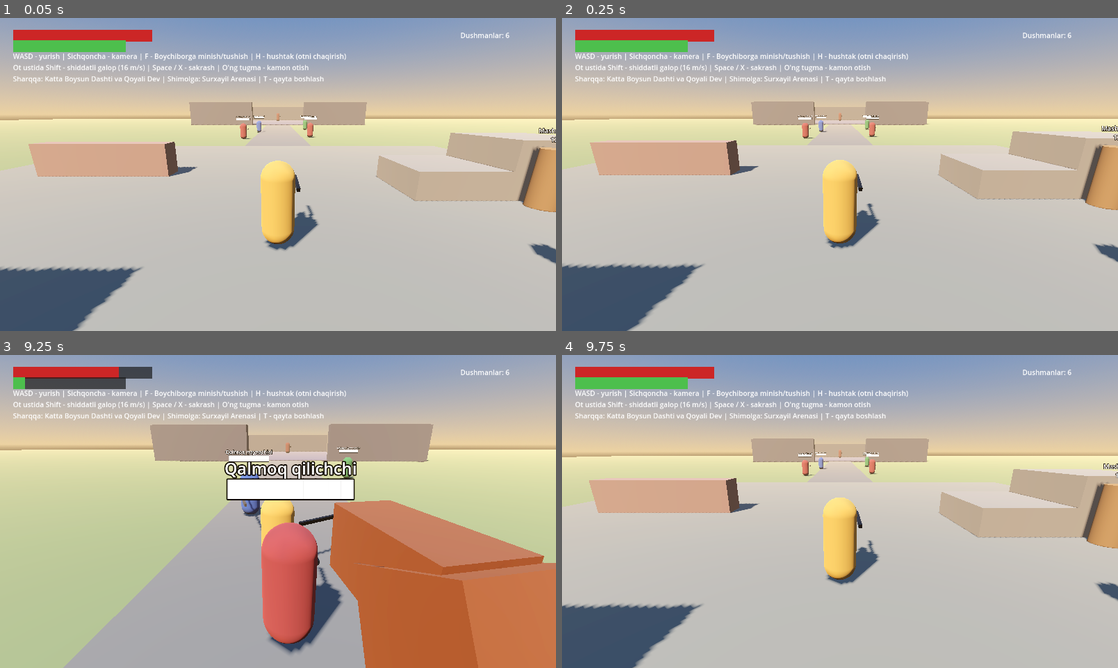
Above: before the commit, frames 1-4 (two rows, left to right).
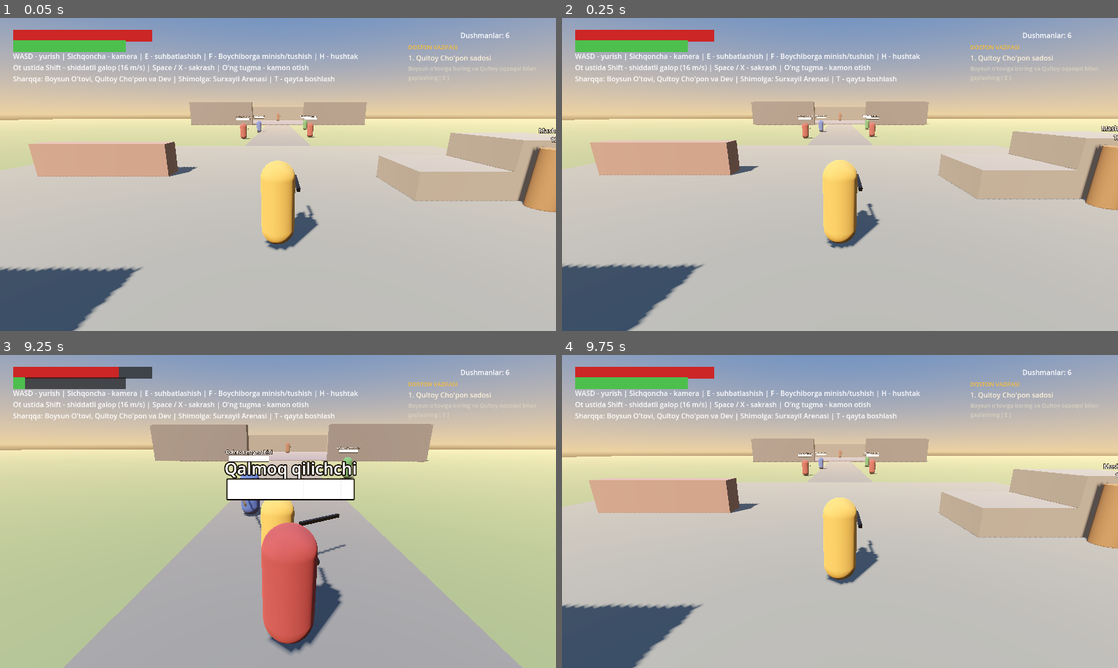
Above: after the commit, the same moments.

Repository: sardorergashev09uzb-commits/yangi
Game: Godot game, scene res://scenes/main.tscn
Two runs of this game, one before a commit and one after it. Both use one fixed random seed, a clock stepped at 60 frames per second and the inputs below.
Inputs (mouse positions are in pixels of both pictures, inside the frame that each line leads up to):
- Up to frame 1 (0.05 s): no input
- Up to frame 2 (0.25 s): no input
- Up to frame 3 (9.25 s): tap Enter at 0.5, 1.55, 2.1, 3.8, 6.05, 8.3, 8.85 s; move the mouse to (305, 511) at 0.52 s; hold W (move_forward) 0.53-5.78 s; tap F (interact) at 0.6, 2.3, 4.55, 5.85, 6.8, 9.05 s; click (305, 511) at 0.67 s; tap X (jump) at 0.77, 1.52, 3.02, 3.77, 4.52, 6.02, 6.77, 7.52, 9.02 s; tap E (talk, bound only after the commit) at 0.8, 1.35, 3.05, 5.3, 7.55, 8.1 s; move the mouse to (250, 511) at 1.27 s; click (250, 511) at 1.42 s; move the mouse to (289, 505) at 2.02 s; click (289, 505) at 2.17 s; move the mouse to (272, 517) at 2.77 s; right-click (272, 517) at 2.85 s; click (272, 517) at 2.92 s; move the mouse to (316, 514) at 3.52 s; tap R (attack_heavy) at 3.6 s; click (316, 514) at 3.67 s; move the mouse to (233, 508) at 4.27 s; click (233, 508) at 4.35 s; move the mouse to (283, 511) at 5.02 s; tap Space (dodge) at 5.1 s; click (283, 511) at 5.17 s; move the mouse to (255, 505) at 5.77 s; hold D (move_right) 5.78-6.53 s; click (255, 505) at 5.92 s; move the mouse to (305, 511) at 6.52 s; hold Shift (sprint) 6.53-7.28 s; hold W (move_forward) 6.53-8.78 s; click (305, 511) at 6.67 s; move the mouse to (250, 511) at 7.27 s; tap H (whistle) at 7.35 s; click (250, 511) at 7.42 s; move the mouse to (289, 505) at 8.02 s; click (289, 505) at 8.17 s; move the mouse to (272, 517) at 8.77 s; hold A (move_left) from 8.78 s (still down); click (272, 517) at 8.92 s
- Up to frame 4 (9.75 s): move the mouse to (878, 514) at 9.52 s; release A (move_left) at 9.53 s; hold W (move_forward) from 9.53 s (still down); tap T at 9.6 s; click (878, 514) at 9.67 s

The runs differ from the first frame. In frame 1, 1.1% of the frame differs, in the area x 8-100%, y 8-79%; in frame 2, 1.1%; in frame 3, 18%, in the area x 8-100%, y 8-100%; in frame 4, 1.1%.

Commit message:
6-bosqich: Doston syujeti, Qultoy Cho'pon, milliy o'tovlar, dialog va tanlov tizimi, vazifalar (quests) integratsiyasi

Diff:
--- a/scripts/autoload/input_setup.gd
+++ b/scripts/autoload/input_setup.gd
@@ -17,6 +17,7 @@
 	_action("attack_heavy", [_key(KEY_R)], [_button(JOY_BUTTON_Y)])
 	_action("aim", [_mouse(MOUSE_BUTTON_RIGHT)], [_axis(JOY_AXIS_TRIGGER_LEFT, 1.0)])
 	_action("interact", [_key(KEY_F)], [_button(JOY_BUTTON_Y)])
+	_action("talk", [_key(KEY_E)], [_button(JOY_BUTTON_X)])
 	_action("whistle", [_key(KEY_H)], [_button(JOY_BUTTON_DPAD_UP)])
 	_action("pause", [_key(KEY_ESCAPE)], [_button(JOY_BUTTON_START)])
 
--- a/scripts/enemies/boss_surxayil.gd
+++ b/scripts/enemies/boss_surxayil.gd
@@ -387,6 +387,9 @@
 	_mat.emission_energy_multiplier = 0.0
 	_weapon_mat.emission_energy_multiplier = 0.0
 	boss_defeated.emit()
+	var qsystem = get_tree().get_first_node_in_group("quest_system")
+	if qsystem and qsystem.has_method("complete_quest"):
+		qsystem.complete_quest("boss")
 
 	FX.hit_stop(0.25)
 	var t := create_tween()
--- a/scripts/enemies/steppe_giant.gd
+++ b/scripts/enemies/steppe_giant.gd
@@ -216,6 +216,9 @@
 	remove_from_group("enemies")
 	remove_from_group("hurtable")
 	_label.visible = false
+	var qsystem = get_tree().get_first_node_in_group("quest_system")
+	if qsystem and qsystem.has_method("complete_quest"):
+		qsystem.complete_quest("giant")
 	var t := create_tween()
 	t.tween_property(_body, "rotation:x", -PI / 2.0, 0.6)
 	t.parallel().tween_property(_body, "position:y", 0.8, 0.6)
--- /dev/null
+++ b/scripts/story/dialog_box.gd
@@ -0,0 +1,150 @@
+extends CanvasLayer
+## Alpomish dostoni: Dialog oynasi va tanlov tizimi.
+
+signal dialog_finished(chosen_option_index: int)
+
+var _panel: Panel
+var _speaker_label: Label
+var _text_label: Label
+var _continue_hint: Label
+var _choices_box: VBoxContainer
+var _btn_choice_a: Button
+var _btn_choice_b: Button
+
+var _dialog_queue: Array[Dictionary] = []
+var _current_index := 0
+var _is_waiting_choice := false
+var _active := false
+
+
+func _ready() -> void:
+	layer = 10
+	_build_ui()
+	visible = false
+
+
+func _build_ui() -> void:
+	_panel = Panel.new()
+	_panel.set_anchors_preset(Control.PRESET_BOTTOM_WIDE)
+	_panel.offset_top = -210
+	_panel.offset_bottom = -24
+	_panel.offset_left = 120
+	_panel.offset_right = -120
+
+	var style := StyleBoxFlat.new()
+	style.bg_color = Color(0.08, 0.07, 0.06, 0.92)
+	style.border_width_left = 3
+	style.border_width_right = 3
+	style.border_width_top = 3
+	style.border_width_bottom = 3
+	style.border_color = Color(0.85, 0.68, 0.22) # Oltin hoshiya
+	style.corner_radius_top_left = 8
+	style.corner_radius_top_right = 8
+	style.corner_radius_bottom_left = 8
+	style.corner_radius_bottom_right = 8
+	_panel.add_theme_stylebox_override("panel", style)
+	add_child(_panel)
+
+	var margin := MarginContainer.new()
+	margin.set_anchors_preset(Control.PRESET_FULL_RECT)
+	margin.add_theme_constant_override("margin_left", 28)
+	margin.add_theme_constant_override("margin_right", 28)
+	margin.add_theme_constant_override("margin_top", 16)
+	margin.add_theme_constant_override("margin_bottom", 16)
+	_panel.add_child(margin)
+
+	var vbox := VBoxContainer.new()
+	vbox.set_anchors_preset(Control.PRESET_FULL_RECT)
+	margin.add_child(vbox)
+
+	_speaker_label = Label.new()
+	_speaker_label.text = "QULTOY CHO'PON"
+	_speaker_label.add_theme_font_size_override("font_size", 22)
+	_speaker_label.add_theme_color_override("font_color", Color(1.0, 0.85, 0.25))
+	vbox.add_child(_speaker_label)
+
+	_text_label = Label.new()
+	_text_label.text = "Doston matni shu yerda bo'ladi..."
+	_text_label.autowrap_mode = TextServer.AUTOWRAP_WORD_SMART
+	_text_label.add_theme_font_size_override("font_size", 18)
+	_text_label.add_theme_color_override("font_color", Color(0.95, 0.92, 0.88))
+	_text_label.size_flags_vertical = Control.SIZE_EXPAND_FILL
+	vbox.add_child(_text_label)
+
+	_choices_box = VBoxContainer.new()
+	_choices_box.visible = false
+	vbox.add_child(_choices_box)
+
+	_btn_choice_a = Button.new()
+	_btn_choice_a.custom_minimum_size = Vector2(0, 32)
+	_btn_choice_a.pressed.connect(func(): _on_choice_selected(0))
+	_choices_box.add_child(_btn_choice_a)
+
+	_btn_choice_b = Button.new()
+	_btn_choice_b.custom_minimum_size = Vector2(0, 32)
+	_btn_choice_b.pressed.connect(func(): _on_choice_selected(1))
+	_choices_box.add_child(_btn_choice_b)
+
+	_continue_hint = Label.new()
+	_continue_hint.text = "[ SPACE / E / ENTER ] – Davom etish"
+	_continue_hint.horizontal_alignment = HORIZONTAL_ALIGNMENT_RIGHT
+	_continue_hint.add_theme_font_size_override("font_size", 13)
+	_continue_hint.add_theme_color_override("font_color", Color(0.7, 0.65, 0.55))
+	vbox.add_child(_continue_hint)
+
+
+func start_dialog(lines: Array[Dictionary]) -> void:
+	if lines.is_empty():
+		return
+	_dialog_queue = lines
+	_current_index = 0
+	_active = true
+	visible = true
+	Input.mouse_mode = Input.MOUSE_MODE_VISIBLE
+	_show_current_line()
+
+
+func _show_current_line() -> void:
+	var item: Dictionary = _dialog_queue[_current_index]
+	_speaker_label.text = item.get("speaker", "Noma'lum")
+	_text_label.text = item.get("text", "")
+
+	if item.has("choices") and item.choices is Array and item.choices.size() >= 2:
+		_is_waiting_choice = true
+		_choices_box.visible = true
+		_continue_hint.visible = false
+		_btn_choice_a.text = "1. " + str(item.choices[0])
+		_btn_choice_b.text = "2. " + str(item.choices[1])
+	else:
+		_is_waiting_choice = false
+		_choices_box.visible = false
+		_continue_hint.visible = true
+
+
+func _unhandled_input(event: InputEvent) -> void:
+	if not _active or _is_waiting_choice:
+		return
+	if event is InputEventKey and event.pressed and not event.echo:
+		if event.keycode == KEY_SPACE or event.keycode == KEY_E or event.keycode == KEY_ENTER:
+			get_viewport().set_input_as_handled()
+			_next_line()
+
+
+func _next_line() -> void:
+	_current_index += 1
+	if _current_index < _dialog_queue.size():
+		_show_current_line()
+	else:
+		_close_dialog(-1)
+
+
+func _on_choice_selected(index: int) -> void:
+	_close_dialog(index)
+
+
+func _close_dialog(choice: int) -> void:
+	_active = false
+	visible = false
+	_is_waiting_choice = false
+	Input.mouse_mode = Input.MOUSE_MODE_CAPTURED
+	dialog_finished.emit(choice)
--- /dev/null
+++ b/scripts/story/quest_system.gd
@@ -0,0 +1,72 @@
+extends Node
+## Alpomish dostoni: Kvestlar va vazifalar boshqaruvchisi.
+
+signal quest_updated(id: String, title: String, text: String, completed: bool)
+signal banner_requested(title: String, subtitle: String)
+
+enum QuestStatus { NOT_STARTED, ACTIVE, COMPLETED }
+
+var quests: Dictionary = {
+	"qultoy": {
+		"title": "1. Qultoy Cho'pon sadosi",
+		"desc": "Boysun o'toviga boring va Qultoy oqsoqol bilan gaplashing [ E ]",
+		"status": QuestStatus.ACTIVE
+	},
+	"boychibor": {
+		"title": "2. Boychibor tulpori",
+		"desc": "Afsonaviy Boychiborga mining [ F ] va dasht bo'ylab tezlashing",
+		"status": QuestStatus.NOT_STARTED
+	},
+	"giant": {
+		"title": "3. Qoyali Dasht Devi",
+		"desc": "Sharqdagi Qoyali Dasht Devini mag'lub eting",
+		"status": QuestStatus.NOT_STARTED
+	},
+	"boss": {
+		"title": "4. Surxayil Alp arenasi",
+		"desc": "Shimoliy darvozadan o'tib, Qalmoq pahlavoni Surxayilni tiz cho'ktiring",
+		"status": QuestStatus.NOT_STARTED
+	}
+}
+
+var current_quest_id := "qultoy"
+
+
+func _ready() -> void:
+	add_to_group("quest_system")
+
+
+func get_active_quest() -> Dictionary:
+	if quests.has(current_quest_id):
+		return quests[current_quest_id]
+	return {}
+
+
+func complete_quest(id: String) -> void:
+	if not quests.has(id):
+		return
+	var q: Dictionary = quests[id]
+	if q.status == QuestStatus.COMPLETED:
+		return
+	q.status = QuestStatus.COMPLETED
+	quest_updated.emit(id, q.title, q.desc, true)
+	banner_requested.emit("VAZIFA BAJARILDI!", q.title)
+
+	# Keyingi kvestni faollashtirish
+	match id:
+		"qultoy":
+			_activate_quest("boychibor")
+		"boychibor":
+			_activate_quest("giant")
+		"giant":
+			_activate_quest("boss")
+		"boss":
+			banner_requested.emit("DOSTON QAHRAMONI!", "Barchinoy sari yo'l ochildi. Boysun eli ozod!")
+
+
+func _activate_quest(id: String) -> void:
+	if quests.has(id):
+		quests[id].status = QuestStatus.ACTIVE
+		current_quest_id = id
+		quest_updated.emit(id, quests[id].title, quests[id].desc, false)
+		banner_requested.emit("YANGI VAZIFA!", quests[id].title)
--- a/scripts/ui/hud.gd
+++ b/scripts/ui/hud.gd
@@ -18,6 +18,15 @@
 var _death_panel: Panel
 var _victory_panel: Panel
 
+# Kvest va Banner UI
+var _quest_container: VBoxContainer
+var _quest_title_label: Label
+var _quest_desc_label: Label
+var _banner_panel: PanelContainer
+var _banner_title: Label
+var _banner_sub: Label
+var _banner_tween: Tween
+
 
 func _ready() -> void:
 	_health_bar = _make_bar(Vector2(30, 28), Vector2(320, 18), Color(0.8, 0.15, 0.15))
@@ -40,19 +49,22 @@
 	_charge_bar.position += Vector2(-60, 30)
 	_charge_bar.visible = false
 
+	_setup_quest_ui()
+	_setup_banner_ui()
 	_setup_boss_ui()
 	_setup_game_over_ui()
 	_setup_victory_ui()
 
 	var help := Label.new()
 	help.position = Vector2(30, 76)
-	help.text = "WASD - yurish | Sichqoncha - kamera | F - Boychiborga minish/tushish | H - hushtak (otni chaqirish)\n" \
+	help.text = "WASD - yurish | Sichqoncha - kamera | E - suhbatlashish | F - Boychiborga minish/tushish | H - hushtak\n" \
 			+ "Ot ustida Shift - shiddatli galop (16 m/s) | Space / X - sakrash | O'ng tugma - kamon otish\n" \
-			+ "Sharqqa: Katta Boysun Dashti va Qoyali Dev | Shimolga: Surxayil Arenasi | T - qayta boshlash"
+			+ "Sharqqa: Boysun O'tovi, Qultoy Cho'pon va Dev | Shimolga: Surxayil Arenasi | T - qayta boshlash"
 	add_child(help)
 
 	_connect_player.call_deferred()
 	_connect_boss.call_deferred()
+	_connect_quests.call_deferred()
 
 
 func _setup_game_over_ui() -> void:
@@ -287,3 +299,103 @@
 	_charge_bar.visible = is_aim and charge > 0.0
 	_charge_bar.max_value = 1.0
 	_charge_bar.value = charge
+
+
+func _setup_quest_ui() -> void:
+	_quest_container = VBoxContainer.new()
+	_quest_container.set_anchors_preset(Control.PRESET_TOP_RIGHT)
+	_quest_container.offset_left = -340
+	_quest_container.offset_right = -30
+	_quest_container.offset_top = 58
+	_quest_container.offset_bottom = 150
+	add_child(_quest_container)
+
+	var header := Label.new()
+	header.text = "DOSTON VAZIFASI"
+	header.add_theme_font_size_override("font_size", 13)
+	header.add_theme_color_override("font_color", Color(1.0, 0.75, 0.2))
+	_quest_container.add_child(header)
+
+	_quest_title_label = Label.new()
+	_quest_title_label.text = "1. Qultoy Cho'pon sadosi"
+	_quest_title_label.add_theme_font_size_override("font_size", 16)
+	_quest_title_label.add_theme_color_override("font_color", Color(1.0, 0.95, 0.85))
+	_quest_container.add_child(_quest_title_label)
+
+	_quest_desc_label = Label.new()
+	_quest_desc_label.text = "Boysun o'toviga boring va Qultoy bilan gaplashing [ E ]"
+	_quest_desc_label.autowrap_mode = TextServer.AUTOWRAP_WORD_SMART
+	_quest_desc_label.add_theme_font_size_override("font_size", 13)
+	_quest_desc_label.add_theme_color_override("font_color", Color(0.85, 0.82, 0.75))
+	_quest_container.add_child(_quest_desc_label)
+
+
+func _setup_banner_ui() -> void:
+	_banner_panel = PanelContainer.new()
+	_banner_panel.set_anchors_preset(Control.PRESET_CENTER_TOP)
+	_banner_panel.offset_top = 40
+	_banner_panel.offset_left = -220
+	_banner_panel.offset_right = 220
+	_banner_panel.offset_bottom = 110
+
+	var style := StyleBoxFlat.new()
+	style.bg_color = Color(0.08, 0.06, 0.05, 0.92)
+	style.border_width_left = 2
+	style.border_width_right = 2
+	style.border_width_top = 2
+	style.border_width_bottom = 2
+	style.border_color = Color(1.0, 0.8, 0.2)
+	style.corner_radius_top_left = 6
+	style.corner_radius_top_right = 6
+	style.corner_radius_bottom_left = 6
+	style.corner_radius_bottom_right = 6
+	_banner_panel.add_theme_stylebox_override("panel", style)
+	_banner_panel.modulate.a = 0.0
+	add_child(_banner_panel)
+
+	var vbox := VBoxContainer.new()
+	vbox.alignment = BoxContainer.ALIGNMENT_CENTER
+	_banner_panel.add_child(vbox)
+
+	_banner_title = Label.new()
+	_banner_title.text = "VAZIFA BAJARILDI!"
+	_banner_title.horizontal_alignment = HORIZONTAL_ALIGNMENT_CENTER
+	_banner_title.add_theme_font_size_override("font_size", 20)
+	_banner_title.add_theme_color_override("font_color", Color(1.0, 0.85, 0.25))
+	vbox.add_child(_banner_title)
+
+	_banner_sub = Label.new()
+	_banner_sub.text = "Qultoy Cho'pon sadosi"
+	_banner_sub.horizontal_alignment = HORIZONTAL_ALIGNMENT_CENTER
+	_banner_sub.add_theme_font_size_override("font_size", 15)
+	_banner_sub.add_theme_color_override("font_color", Color(0.9, 0.9, 0.85))
+	vbox.add_child(_banner_sub)
+
+
+func show_banner(title: String, subtitle: String) -> void:
+	_banner_title.text = title
+	_banner_sub.text = subtitle
+	if _banner_tween and _banner_tween.is_valid():
+		_banner_tween.kill()
+	_banner_tween = create_tween()
+	_banner_tween.tween_property(_banner_panel, "modulate:a", 1.0, 0.3)
+	_banner_tween.tween_interval(2.5)
+	_banner_tween.tween_property(_banner_panel, "modulate:a", 0.0, 0.5)
+
+
+func _connect_quests() -> void:
+	var qsystem = get_tree().get_first_node_in_group("quest_system")
+	if qsystem == null:
+		return
+	if qsystem.has_signal("quest_updated"):
+		qsystem.connect("quest_updated", func(_id: String, title: String, text: String, _comp: bool):
+			_quest_title_label.text = title
+			_quest_desc_label.text = text)
+	if qsystem.has_signal("banner_requested"):
+		qsystem.connect("banner_requested", show_banner)
+
+	if qsystem.has_method("get_active_quest"):
+		var q: Dictionary = qsystem.get_active_quest()
+		if not q.is_empty():
+			_quest_title_label.text = q.get("title", "")
+			_quest_desc_label.text = q.get("desc", "")
--- a/scripts/world/arena.gd
+++ b/scripts/world/arena.gd
@@ -7,6 +7,10 @@
 const EnemyScript = preload("res://scripts/enemies/enemy.gd")
 const DummyScript = preload("res://scripts/world/dummy.gd")
 const TrapScript = preload("res://scripts/world/trap.gd")
+const YurtScript = preload("res://scripts/world/yurt.gd")
+const NPCScript = preload("res://scripts/world/npc.gd")
+const DialogBoxScript = preload("res://scripts/story/dialog_box.gd")
+const QuestSystemScript = preload("res://scripts/story/quest_system.gd")
 
 var _boss: CharacterBody3D
 var _arena_gate: StaticBody3D
@@ -21,6 +25,14 @@
 
 func _ready() -> void:
 	_build_environment()
+
+	# Kvest va Dialog tizimi
+	var qsystem = QuestSystemScript.new()
+	add_child(qsystem)
+
+	var dbox = DialogBoxScript.new()
+	dbox.add_to_group("dialog_box")
+	add_child(dbox)
 
 	# Yagona yaxlit ulkan Boysun dashti zamini (Z-fighting mutlaqo yo'q)
 	_box(Vector3(20, -1.0, 10), Vector3(320, 2.0, 320), Color(0.42, 0.45, 0.28))
@@ -54,9 +66,12 @@
 	trap.position = Vector3(5, 0.15, 8)
 	add_child(trap)
 
-	# Boychibor tulpori (o'yinchi yonida o'tlab turadi)
+	# Boysun elining o'tovlari va Qultoy Cho'pon manzilgohi
+	_build_yurt_village()
+
+	# Boychibor tulpori (o'yinchi va o'tov yonida o'tlab turadi)
 	_horse = HorseScript.new()
-	_horse.position = Vector3(4.5, 0.1, 3.5)
+	_horse.position = Vector3(6.0, 0.1, 4.0)
 	add_child(_horse)
 
 	# Katta Boysun Dashti (Janub va Sharq tomonda)
@@ -67,6 +82,53 @@
 
 	# O'yinchi qayta tirilganda arenani tiklash ulanishi
 	_connect_player_respawn.call_deferred()
+
+
+func _build_yurt_village() -> void:
+	# 1. Asosiy katta o'tov
+	var main_yurt = YurtScript.new()
+	main_yurt.position = Vector3(18, 0, 16)
+	add_child(main_yurt)
+
+	# Qultoy Cho'pon (Alpomishning sodiq do'sti va oqsoqol)
+	var qultoy = NPCScript.new()
+	qultoy.character_type = NPCScript.CharacterType.QULTOY
+	qultoy.character_name = "Qultoy Cho'pon"
+	qultoy.position = Vector3(18, 0, 21.2)
+	qultoy.rotation_degrees.y = 180.0
+	add_child(qultoy)
+
+	# 2. Qo'shni o'tov
+	var side_yurt = YurtScript.new()
+	side_yurt.position = Vector3(32, 0, 18)
+	side_yurt.scale = Vector3(0.85, 0.85, 0.85)
+	add_child(side_yurt)
+
+	# 3. Qo'ng'irot tug'i (Ko'k bayroq)
+	var pole := StaticBody3D.new()
+	pole.position = Vector3(13, 0, 14)
+	var cyl := CylinderMesh.new()
+	cyl.top_radius = 0.05
+	cyl.bottom_radius = 0.06
+	cyl.height = 4.5
+	var pmat := StandardMaterial3D.new()
+	pmat.albedo_color = Color(0.3, 0.2, 0.1)
+	cyl.material = pmat
+	var pmi := MeshInstance3D.new()
+	pmi.mesh = cyl
+	pmi.position.y = 2.25
+	pole.add_child(pmi)
+
+	var flag := MeshInstance3D.new()
+	var fbox := BoxMesh.new()
+	fbox.size = Vector3(0.04, 0.8, 1.3)
+	var fmat := StandardMaterial3D.new()
+	fmat.albedo_color = Color(0.15, 0.35, 0.75) # Ko'k bayroq
+	flag.mesh = fbox
+	flag.material_override = fmat
+	flag.position = Vector3(0, 3.8, 0.65)
+	pole.add_child(flag)
+	add_child(pole)
 
 
 func _build_steppe() -> void:
--- a/scripts/world/horse.gd
+++ b/scripts/world/horse.gd
@@ -270,6 +270,9 @@
 	is_called = false
 	_prompt_label.visible = false
 	mounted_state_changed.emit(true)
+	var qsystem = get_tree().get_first_node_in_group("quest_system")
+	if qsystem and qsystem.has_method("complete_quest"):
+		qsystem.complete_quest("boychibor")
 
 
 func dismount() -> void:
--- /dev/null
+++ b/scripts/world/npc.gd
@@ -0,0 +1,167 @@
+class_name NPC
+extends CharacterBody3D
+## Doston qahramonlari NPC: Qultoy Cho'pon, Barchinoy va Karajon.
+
+enum CharacterType { QULTOY, BARCHIN }
+
+@export var character_type := CharacterType.QULTOY
+@export var character_name := "Qultoy Cho'pon"
+
+var _prompt: Label3D
+var _dialog_box: CanvasLayer
+var _talked_once := false
+
+
+func _ready() -> void:
+	add_to_group("npcs")
+	collision_layer = 1 << 2 # dushman/NPC qatlami
+	collision_mask = 1 # dunyo bilan to'qnashadi
+
+	_build_visuals()
+	_build_prompt()
+
+
+func _build_visuals() -> void:
+	var body_mi := MeshInstance3D.new()
+	var cyl := CylinderMesh.new()
+	cyl.top_radius = 0.35
+	cyl.bottom_radius = 0.45
+	cyl.height = 1.6
+	var bmat := StandardMaterial3D.new()
+
+	if character_type == CharacterType.QULTOY:
+		# Qultoy to'ni (Yashil-ko'k to'n)
+		bmat.albedo_color = Color(0.2, 0.38, 0.3)
+	else:
+		# Barchinoy atlas ko'ylagi (Qizil-binafsha)
+		bmat.albedo_color = Color(0.7, 0.2, 0.45)
+
+	cyl.material = bmat
+	body_mi.mesh = cyl
+	body_mi.position.y = 0.8
+	add_child(body_mi)
+
+	# Bosh va salla/bosh kiyim
+	var head := MeshInstance3D.new()
+	var sph := SphereMesh.new()
+	sph.radius = 0.22
+	sph.height = 0.44
+	var hmat := StandardMaterial3D.new()
+	hmat.albedo_color = Color(0.85, 0.72, 0.6)
+	head.mesh = sph
+	head.material_override = hmat
+	head.position.y = 1.75
+	add_child(head)
+
+	# Qultoyning oq sallasi va soqoli
+	if character_type == CharacterType.QULTOY:
+		var turban := MeshInstance3D.new()
+		var tcyl := CylinderMesh.new()
+		tcyl.top_radius = 0.28
+		tcyl.bottom_radius = 0.26
+		tcyl.height = 0.22
+		var tmat := StandardMaterial3D.new()
+		tmat.albedo_color = Color(0.95, 0.95, 0.9)
+		turban.mesh = tcyl
+		turban.material_override = tmat
+		turban.position.y = 1.95
+		add_child(turban)
+
+		# Oq soqol
+		var beard := MeshInstance3D.new()
+		var bcyl := CylinderMesh.new()
+		bcyl.top_radius = 0.15
+		bcyl.bottom_radius = 0.05
+		bcyl.height = 0.35
+		beard.mesh = bcyl
+		beard.material_override = tmat
+		beard.position = Vector3(0, 1.55, 0.18)
+		beard.rotation_degrees.x = 25.0
+		add_child(beard)
+
+	# Kolliziya
+	var col := CollisionShape3D.new()
+	var shape := CylinderShape3D.new()
+	shape.radius = 0.45
+	shape.height = 1.8
+	col.shape = shape
+	col.position.y = 0.9
+	add_child(col)
+
+
+func _build_prompt() -> void:
+	_prompt = Label3D.new()
+	_prompt.text = "%s\n[ E ] - Suhbatlashish" % character_name
+	_prompt.font_size = 38
+	_prompt.position.y = 2.4
+	_prompt.billboard = BaseMaterial3D.BILLBOARD_ENABLED
+	_prompt.modulate = Color(1.0, 0.88, 0.35)
+	add_child(_prompt)
+
+
+func _physics_process(_delta: float) -> void:
+	var player = get_tree().get_first_node_in_group("player")
+	if player == null or not is_instance_valid(player):
+		_prompt.visible = false
+		return
+
+	var dist := global_position.distance_to(player.global_position)
+	_prompt.visible = dist < 3.8
+
+	if dist < 3.8 and Input.is_action_just_pressed("talk"):
+		interact()
+
+
+func interact() -> void:
+	var dbox = get_tree().get_first_node_in_group("dialog_box")
+	if dbox == null:
+		return
+
+	var lines: Array[Dictionary] = []
+	if character_type == CharacterType.QULTOY:
+		if not _talked_once:
+			lines = [
+				{
+					"speaker": "Qultoy Cho'pon",
+					"text": "Assalomu alaykum, botirim Hakimbek! Ko'zimga o't tushsin, naqadar ulug' pahlavon bo'lib voyaga yetibsan!"
+				},
+				{
+					"speaker": "Qultoy Cho'pon",
+					"text": "Eshitdingmi, amaking Boysari o'n ming uyli el bilan Qalmoq yurtiga ketgan edi. U yerda go'zal Barchinoy qizimiz boshiga musibat tushibdi!"
+				},
+				{
+					"speaker": "Qultoy Cho'pon",
+					"text": "Qalmoq podshohi va to'rt alpi Barchinni zo'rlik bilan olmoqchi. Lekin qizimiz: 'Menga teng bo'lsa, Boysundan Hakimbek kelsin, 14 botmon kamonimni tortsin, Boychiborni poygada o'zdirsin!' deb shart qo'ydi."
+				},
+				{
+					"speaker": "Alpamish (Tanlov)",
+					"text": "Qultoy ota, bu xabarni eshitib yuragim o'rtandi...",
+					"choices": [
+						"Adolat va ehtirom: 'Barchinoyning sha'nini saqlayman, elga tinchlik olib kelaman!'",
+						"Jangovar shiddat: 'Qalmoq alplari haddidan oshibdi! Yoyim va qilichim bilan ularni yakson qilaman!'"
+					]
+				},
+				{
+					"speaker": "Qultoy Cho'pon",
+					"text": "Omin, xudo yo'lingni ochsin! Boychibor tulporing o'tov yonida shay turibdi. Avval uni minib dasht bo'ylab sinab ko'r, so'ng Shimoliy Qal'a sari yo'l ol!"
+				}
+			]
+		else:
+			lines = [
+				{
+					"speaker": "Qultoy Cho'pon",
+					"text": "Harakat qil, botirim! Boychiborga minib, dashtdagi Qoyali Dev va Shimoldagi Surxayil darvozasini och!"
+				}
+			]
+
+	if not dbox.dialog_finished.is_connected(_on_dialog_done):
+		dbox.dialog_finished.connect(_on_dialog_done, CONNECT_ONE_SHOT)
+
+	dbox.start_dialog(lines)
+
+
+func _on_dialog_done(choice_index: int) -> void:
+	_talked_once = true
+	var qsystem = get_tree().get_first_node_in_group("quest_system")
+	if qsystem and qsystem.has_method("complete_quest"):
+		qsystem.complete_quest("qultoy")
--- /dev/null
+++ b/scripts/world/yurt.gd
@@ -0,0 +1,123 @@
+class_name Yurt
+extends StaticBody3D
+## Boysun milliy o'tovi (yurt) va kechki gulxan manzilgohi.
+
+var _fire_light: OmniLight3D
+var _fire_time := 0.0
+
+
+func _ready() -> void:
+	_build_yurt()
+	_build_campfire()
+
+
+func _build_yurt() -> void:
+	# 1. O'tovning oq kigiz devori (Cylinder)
+	var wall := MeshInstance3D.new()
+	var cyl := CylinderMesh.new()
+	cyl.top_radius = 3.6
+	cyl.bottom_radius = 3.8
+	cyl.height = 1.9
+	var wall_mat := StandardMaterial3D.new()
+	wall_mat.albedo_color = Color(0.92, 0.88, 0.82) # Oq kigiz / namat
+	wall_mat.roughness = 0.95
+	wall.mesh = cyl
+	wall.material_override = wall_mat
+	wall.position.y = 0.95
+	add_child(wall)
+
+	# Qizil baxmal belbog' (namat bezagi)
+	var belt := MeshInstance3D.new()
+	var bcyl := CylinderMesh.new()
+	bcyl.top_radius = 3.72
+	bcyl.bottom_radius = 3.75
+	bcyl.height = 0.35
+	var belt_mat := StandardMaterial3D.new()
+	belt_mat.albedo_color = Color(0.72, 0.16, 0.15) # Qizil belbog'
+	belt.mesh = bcyl
+	belt.material_override = belt_mat
+	belt.position.y = 1.2
+	add_child(belt)
+
+	# 2. Gumbaz (Tom / Chang'aroq)
+	var roof := MeshInstance3D.new()
+	var cone := CylinderMesh.new()
+	cone.top_radius = 0.6 # Chang'aroq teshigi
+	cone.bottom_radius = 3.85
+	cone.height = 1.6
+	var roof_mat := StandardMaterial3D.new()
+	roof_mat.albedo_color = Color(0.88, 0.84, 0.78)
+	roof_mat.roughness = 0.95
+	roof.mesh = cone
+	roof.material_override = roof_mat
+	roof.position.y = 2.7
+	add_child(roof)
+
+	# 3. Yog'och o'ymakor eshik
+	var door := MeshInstance3D.new()
+	var dbox := BoxMesh.new()
+	dbox.size = Vector3(1.2, 1.6, 0.2)
+	var door_mat := StandardMaterial3D.new()
+	door_mat.albedo_color = Color(0.36, 0.22, 0.12)
+	door.mesh = dbox
+	door.material_override = door_mat
+	door.position = Vector3(0, 0.8, 3.65)
+	add_child(door)
+
+	# Kolliziya
+	var col := CollisionShape3D.new()
+	var cshape := CylinderShape3D.new()
+	cshape.radius = 3.8
+	cshape.height = 2.4
+	col.shape = cshape
+	col.position.y = 1.2
+	add_child(col)
+
+
+func _build_campfire() -> void:
+	# O'tov oldidagi gulxan (Z = 5.8)
+	var fire_pos := Vector3(0, 0, 5.8)
+
+	# Toshlar doirasi
+	for i in 8:
+		var angle := i * (TAU / 8.0)
+		var stone := MeshInstance3D.new()
+		var sbox := BoxMesh.new()
+		sbox.size = Vector3(0.35, 0.25, 0.35)
+		var smat := StandardMaterial3D.new()
+		smat.albedo_color = Color(0.4, 0.38, 0.35)
+		stone.mesh = sbox
+		stone.material_override = smat
+		stone.position = fire_pos + Vector3(cos(angle) * 0.7, 0.12, sin(angle) * 0.7)
+		stone.rotation_degrees.y = randf_range(0, 90)
+		add_child(stone)
+
+	# Cho'g' va o'tinlar
+	var log_mesh := MeshInstance3D.new()
+	var cyl := CylinderMesh.new()
+	cyl.top_radius = 0.08
+	cyl.bottom_radius = 0.08
+	cyl.height = 0.9
+	var log_mat := StandardMaterial3D.new()
+	log_mat.albedo_color = Color(0.25, 0.15, 0.08)
+	log_mesh.mesh = cyl
+	log_mesh.material_override = log_mat
+	log_mesh.position = fire_pos + Vector3(0, 0.15, 0)
+	log_mesh.rotation_degrees.z = 70.0
+	add_child(log_mesh)
+
+	# Olov nuri (OmniLight3D)
+	_fire_light = OmniLight3D.new()
+	_fire_light.position = fire_pos + Vector3(0, 0.6, 0)
+	_fire_light.light_color = Color(1.0, 0.68, 0.25)
+	_fire_light.light_energy = 2.2
+	_fire_light.omni_range = 14.0
+	_fire_light.shadow_enabled = true
+	add_child(_fire_light)
+
+
+func _process(delta: float) -> void:
+	if _fire_light:
+		_fire_time += delta * 12.0
+		# Olov nuri tebranishi (Flicker effect)
+		_fire_light.light_energy = 2.0 + sin(_fire_time) * 0.3 + sin(_fire_time * 2.3) * 0.15
